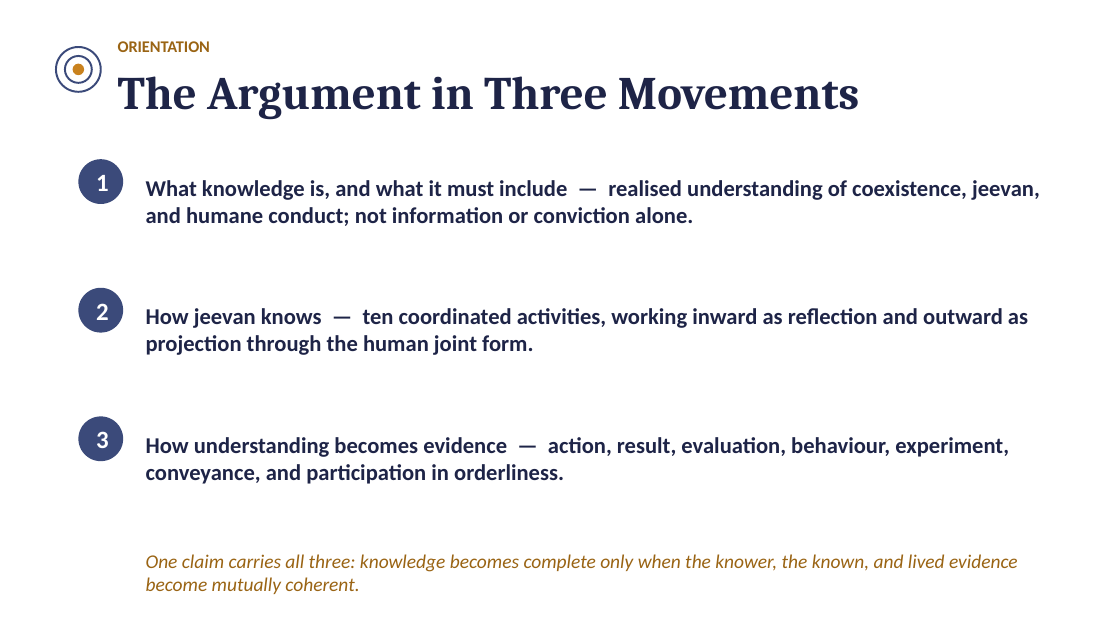
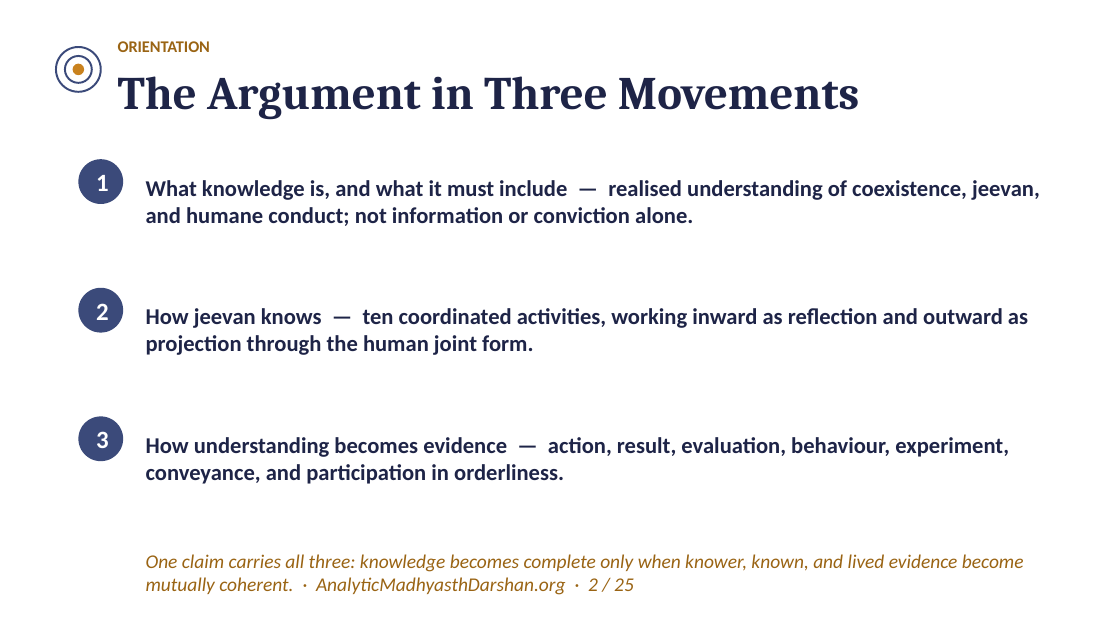
Before and after one commit to raghavamohan/AnalyticMadhyasthDarshan, a slide deck: slide 2 of Studies/Knowledge-Knower-And-Known/The-Epistemology-of-Coexistence-Madhyasth-Darshan.pptx. Drawn at 1120x630 pixels with LibreOffice and Linux fonts; fonts in the diff are those of the drawing. Boxes give left, top, right and bottom in pixels: in the first picture for what was removed or moved away, otherwise in the second. Text is boxed around its words. In the diff, an @@ line names an element or a change of style, - is before the commit and + after.

```diff
--- a/Studies/Knowledge-Knower-And-Known/The-Epistemology-of-Coexistence-Madhyasth-Darshan.pptx
+++ b/Studies/Knowledge-Knower-And-Known/The-Epistemology-of-Coexistence-Madhyasth-Darshan.pptx
@@ text at <box>146,554,1024,595</box>: text changed @@
-One claim carries all three: knowledge becomes complete only when the knower, the known, and lived evidence become mutually coherent.
+One claim carries all three: knowledge becomes complete only when knower, known, and lived evidence become mutually coherent. · AnalyticMadhyasthDarshan.org · 2 / 25
```
Also in this commit, not shown: 22 other slides changed, 2 slides added, 1 other file.
